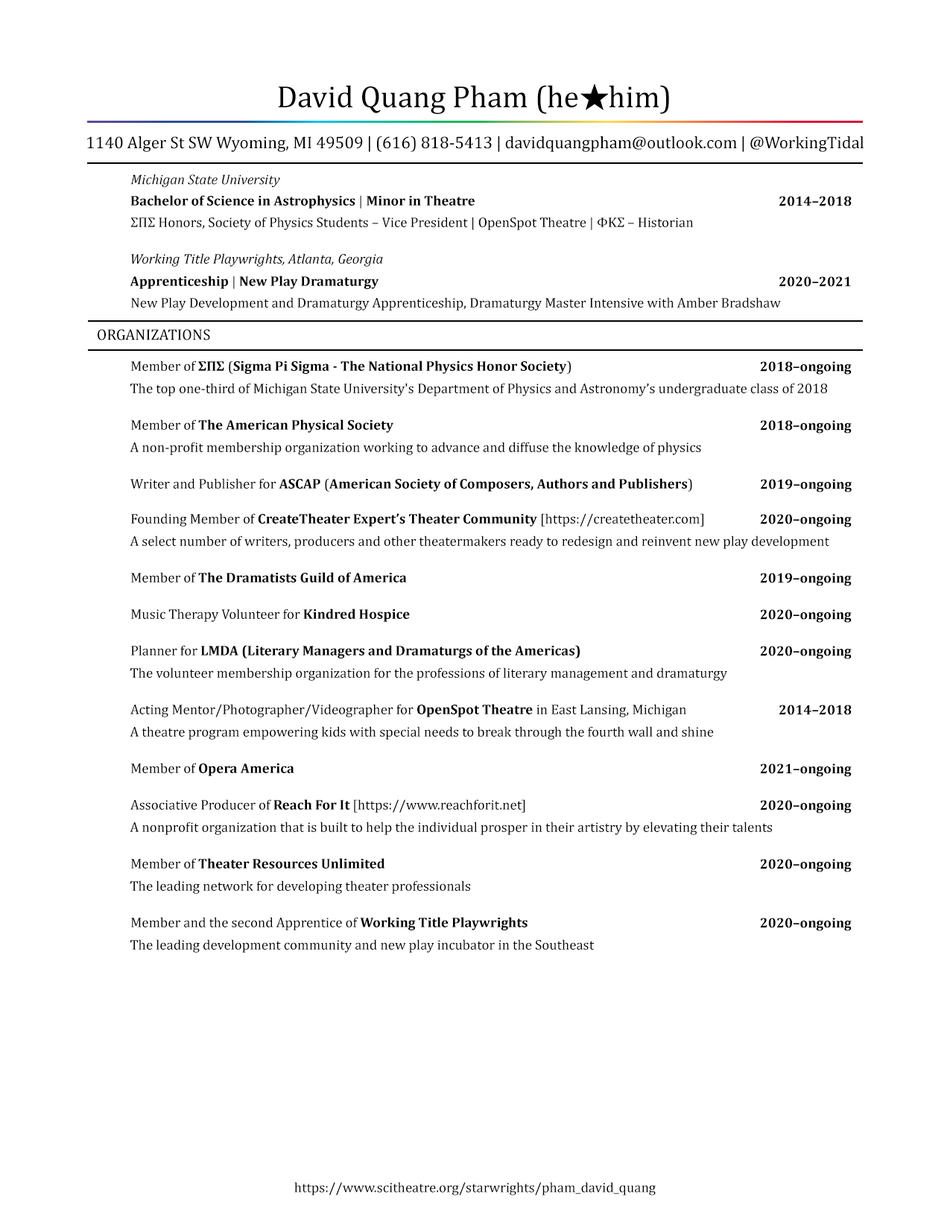
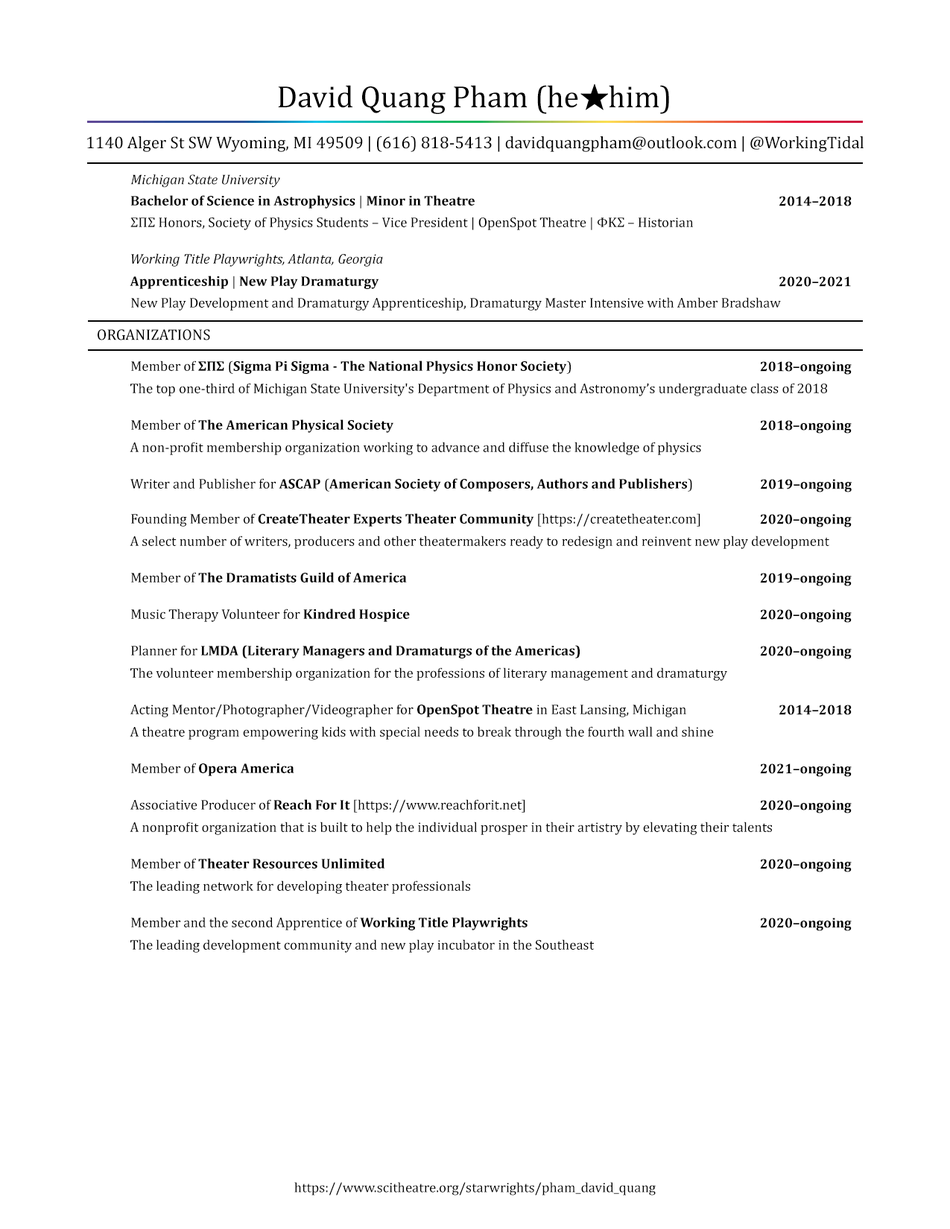
Two versions of the same layered image (950px x 1229px). Layer-by-layer changes:
renamed "Founding Member of CreateTheater Expert’s Theater Community [ht" to "Founding Member of CreateTheater Experts Theater Community [htt", painted on it over [395, 513, 704, 527]
